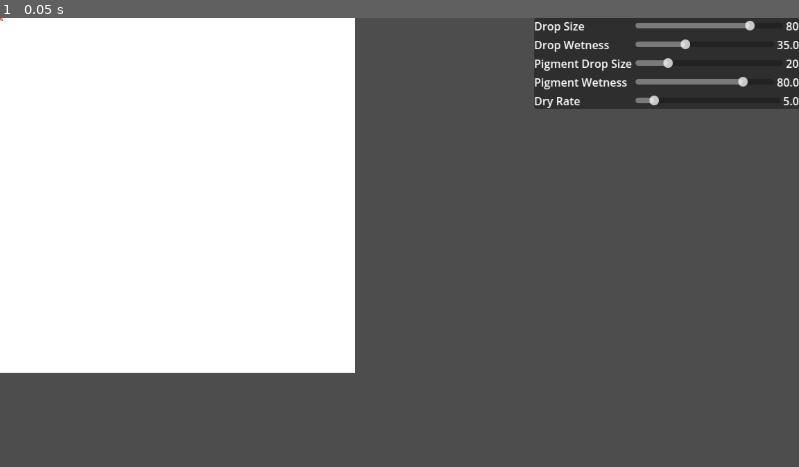
Above: before the commit, frame 1.
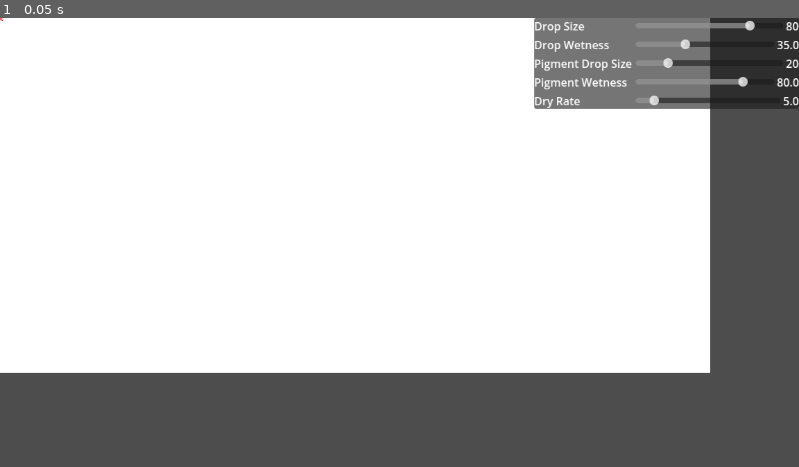
Above: after the commit, the same moment.

Repository: nerochiaro/watercolor-sim
Game: Godot game, scene res://main.tscn
Same seed, same stepped clock (60 frames per second), same inputs: the game is played once before the commit and once after it.
Inputs:
- Up to frame 1 (0.05 s): no input

The runs differ from the first frame. In frame 1, 35% of the frame differs, in the area x 44-89%, y 0-80%.
Error in both runs: Cannot call method 'shader_create_from_spirv' on a null value. (res://compute_sprite/compute_sprite.gd:84)

Commit message:
Use sim node size as source of truth for size

Diff:
--- a/main.gd
+++ b/main.gd
@@ -1,7 +1,11 @@
 extends Node2D
 
-@export var width := 512
-@export var height := 512
+var width: int:
+	get:
+		return %Sim.texture_size.x
+var height: int:
+	get:
+		return %Sim.texture_size.y
 
 var _sim: SimGPU
 
@@ -19,6 +23,8 @@
 func _ready():
 	RenderingServer.call_on_render_thread(_init_sim)
 	RenderingServer.frame_post_draw.connect(on_frame_post_draw)
+	%Background.texture.width = width
+	%Background.texture.height = height
 
 func on_frame_post_draw():
 	if _frame < _print_frames:
--- a/main.tscn
+++ b/main.tscn
@@ -25,6 +25,7 @@
 [node name="Sim" parent="." instance=ExtResource("2_h2yge")]
 unique_name_in_owner = true
 compute_script = ExtResource("3_h2yge")
+texture_size = Vector2i(1024, 512)
 iterations_per_frame = 16
 
 [node name="UI" parent="." instance=ExtResource("4_1bvp3")]
